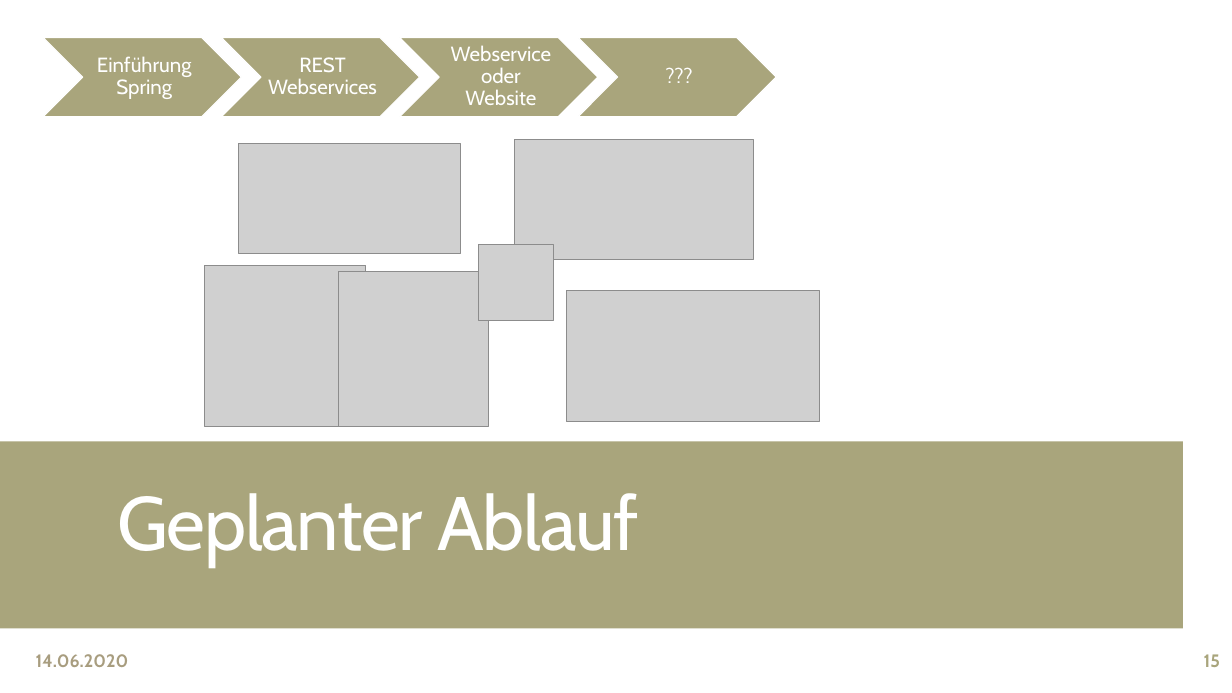
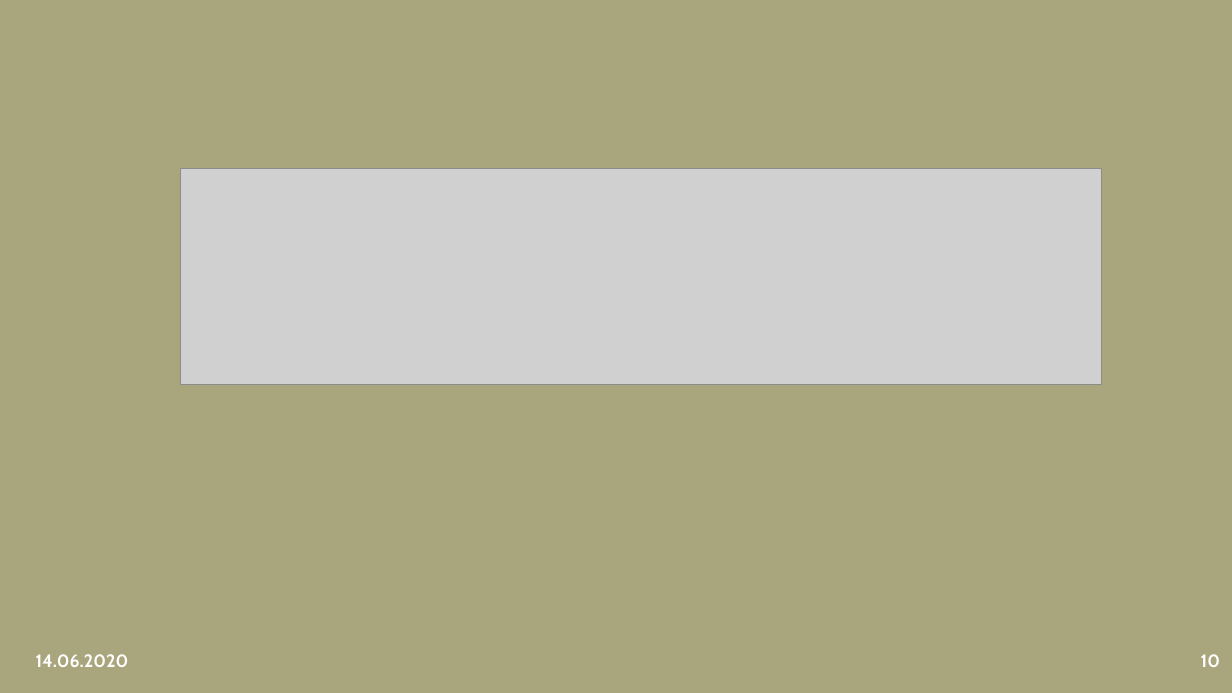
Before and after one commit to fh-erfurt/RentATool, a slide deck: slide 10 of share/presentations/Java 2/RentATool_15.06.20.pptx (slide 15 before the commit). Drawn at 1232x693 pixels with LibreOffice and Linux fonts; fonts in the diff are those of the drawing; grey boxes stand for pictures. Boxes give left, top, right and bottom in pixels: in the first picture for what was removed or moved away, otherwise in the second. Text is boxed around its words. In the diff, an @@ line names an element or a change of style, - is before the commit and + after.

```diff
--- a/share/presentations/Java 2/RentATool_15.06.20.pptx
+++ b/share/presentations/Java 2/RentATool_15.06.20.pptx
@@ background #FFFFFF to #A9A57C @@
@@ rectangle removed at (x1=0, y1=0, x2=1232, y2=693) @@
@@ group removed at (x1=43, y1=38, x2=776, y2=117): 4 chevrons, 4 texts @@
-Einführung Spring
-REST Webservices
-Webservice oder Website
-???
@@ rectangle removed at (x1=0, y1=77, x2=348, y2=616) @@
@@ rectangle removed at (x1=0, y1=77, x2=924, y2=616) @@
@@ rectangle removed at (x1=937, y1=77, x2=1232, y2=616) @@
@@ rectangle removed at (x1=1194, y1=77, x2=1232, y2=616) @@
@@ picture removed at (x1=239, y1=143, x2=461, y2=254) @@
@@ picture removed at (x1=515, y1=140, x2=753, y2=259) @@
@@ picture added at (x1=180, y1=168, x2=1102, y2=384) @@
@@ picture removed at (x1=205, y1=265, x2=366, y2=426) @@
@@ picture removed at (x1=478, y1=244, x2=554, y2=320) @@
@@ picture removed at (x1=339, y1=272, x2=489, y2=426) @@
@@ picture removed at (x1=567, y1=290, x2=819, y2=421) @@
@@ rectangle removed at (x1=0, y1=442, x2=1183, y2=629) @@
@@ title removed at (x1=117, y1=493, x2=639, y2=567) @@
-Geplanter Ablauf
@@ text "14.06.2020" at (x1=36, y1=654, x2=129, y2=667): text colour #A89D7F to #FFFFFF @@
@@ page number at (x1=1201, y1=654, x2=1220, y2=667): text changed; text colour #A9A57C to #FFFFFF @@
-15
+10
```
Also in this commit, not shown: 2 other slides changed.
